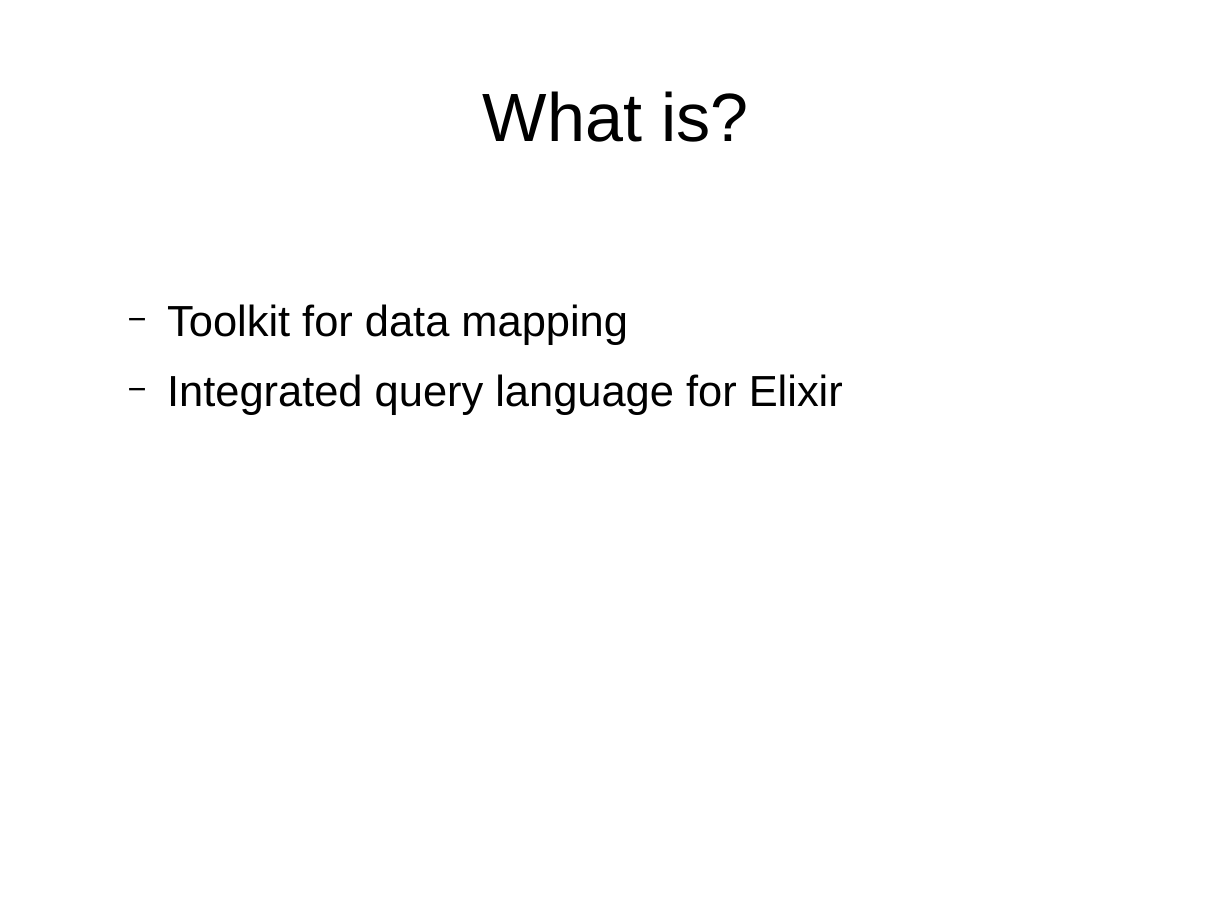
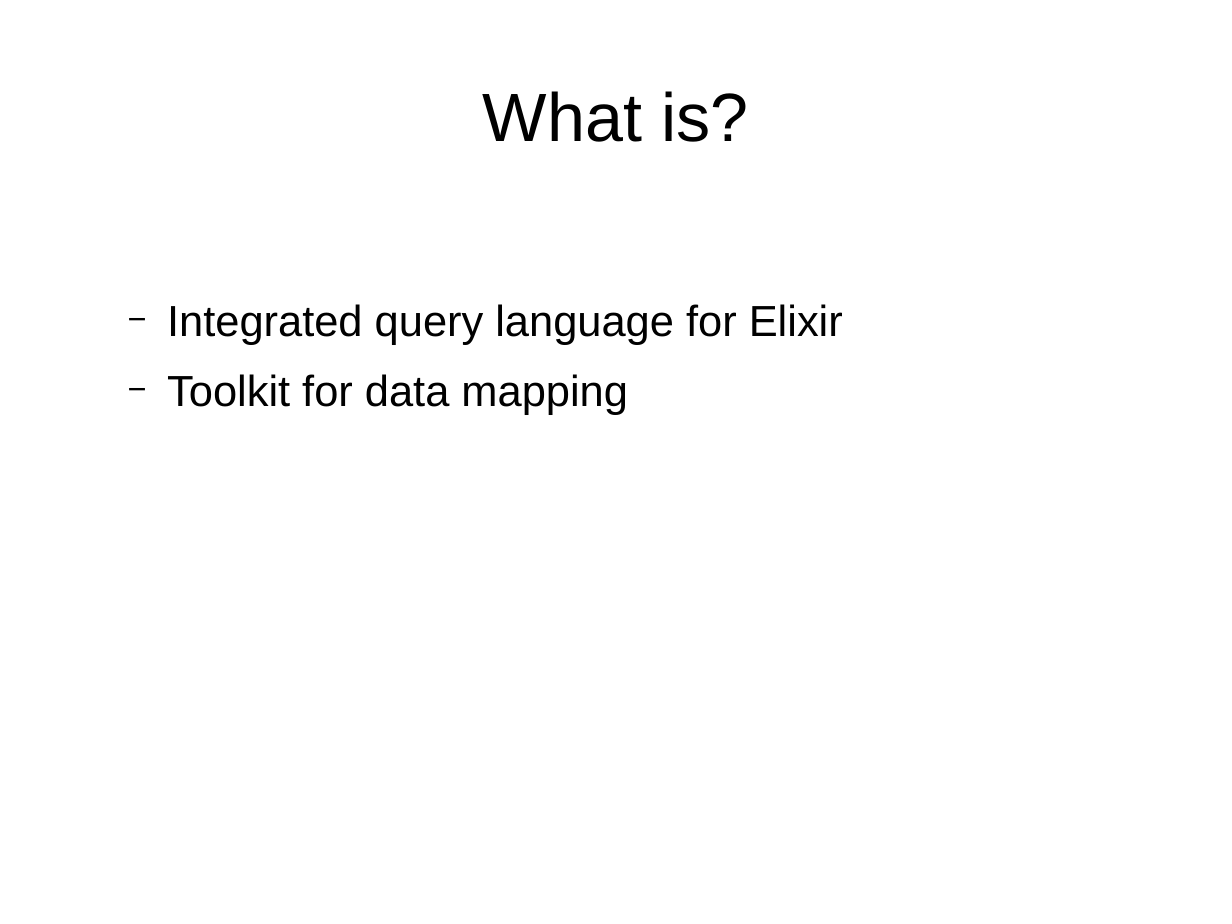
Before and after one commit to ramortegui/talks, a slide deck: slide 5 of odps/ecto.odp. Drawn at 1232x924 pixels with LibreOffice and Linux fonts; fonts in the diff are those of the drawing. Boxes give left, top, right and bottom in pixels: in the first picture for what was removed or moved away, otherwise in the second. Text is boxed around its words. In the diff, an @@ line names an element or a change of style, - is before the commit and + after.

```diff
--- a/odps/ecto.odp
+++ b/odps/ecto.odp
@@ text at (x1=167, y1=304, x2=843, y2=345): paragraph added @@
+  − Integrated query language for Elixir
@@ text at (x1=167, y1=374, x2=843, y2=415): paragraph removed @@
-  − Integrated query language for Elixir
```
Also in this commit, not shown: 4 other slides changed, 5 slides added.
